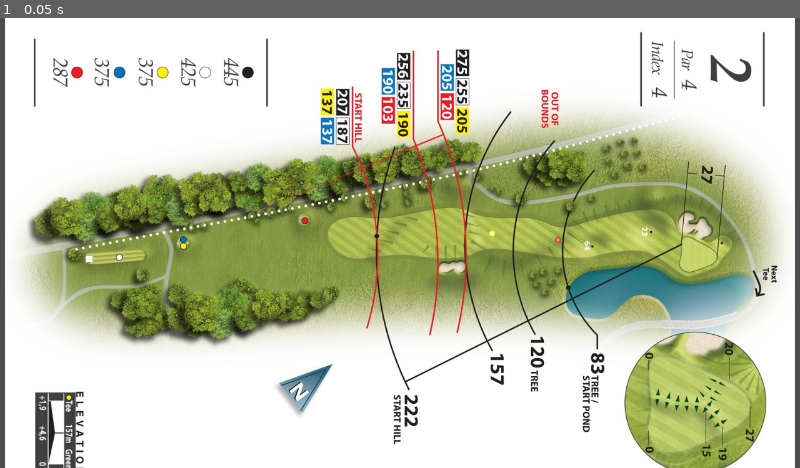
Above: before the commit, frame 1.
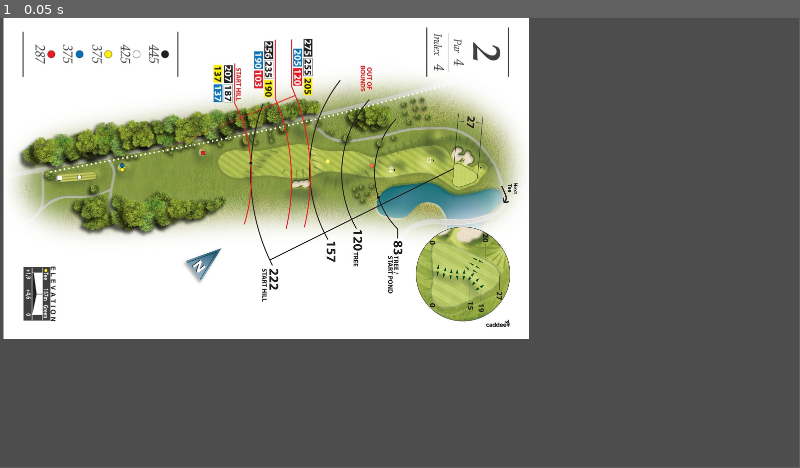
Above: after the commit, the same moment.

Repository: Risgrynsgrot/gmtk2023
Game: Godot game, scene res://Scenes/Main.tscn
Two runs of this game, one before a commit and one after it. Both use one fixed random seed, a clock stepped at 60 frames per second and the inputs below.
Inputs:
- Up to frame 1 (0.05 s): no input
In our replay, the window is 800x450 before the commit and 799x449 after it. These sizes can differ from the game's own. Grey fills any space a smaller window leaves; there, only what the larger window draws over its background counts as a difference.

The runs differ from the first frame. In frame 1, 84% of the frame differs, in the area x 0-100%, y 0-100%.
Error in both runs: Invalid access to property or key 'landed' on a base object of type 'null instance'. (res://Scripts/golfer.gd:27)

Commit message:
Added golf cart jump

Diff:
--- a/project/Scenes/GolfMap.tscn
+++ b/project/Scenes/GolfMap.tscn
@@ -6,13 +6,13 @@
 [ext_resource type="Texture2D" uid="uid://dl6gfom1pk2bp" path="res://Sprites/alpha_golf_boll.png" id="3_3x8cb"]
 
 [sub_resource type="Curve" id="Curve_xqtuq"]
-_data = [Vector2(0, 0), 0.0, 1.8676, 0, 0, Vector2(0.5, 0.8), 0.847071, 0.847071, 0, 0, Vector2(1, 1), 0.0, 0.0, 0, 0]
+_data = [Vector2(0, 0), 0.0, 2.11435, 0, 0, Vector2(0.5, 0.7), 0.833992, 0.833992, 0, 0, Vector2(1, 1), 0.0, 0.0, 0, 0]
 point_count = 3
 metadata/_snap_enabled = true
 
 [sub_resource type="Curve" id="Curve_sfo6b"]
-_data = [Vector2(0, 0), 0.0, 2.96943, 0, 0, Vector2(0.388626, 1), 0.0, 0.0, 0, 0, Vector2(0.7, 0.004), -2.27534, 0.0, 0, 0]
-point_count = 3
+_data = [Vector2(0, 0), 0.0, 0.0, 0, 0, Vector2(0.5, 1), 0.0, 0.0, 0, 0, Vector2(0.767773, 0.195729), -1.50178, -1.50178, 0, 0, Vector2(1, 0), 0.0, 0.0, 0, 0]
+point_count = 4
 
 [node name="GolfMap" type="Node2D"]
 position = Vector2(640, 373)
@@ -43,7 +43,7 @@
 position = Vector2(51.2497, 619.824)
 script = ExtResource("2_jmgno")
 hole = NodePath("../Hole Test")
-ball_max_fly_time = 7.0
+ball_max_fly_time = 4.0
 max_distance = 1000.0
 current_distance = 500.0
 time_to_lerp_distance_curve = SubResource("Curve_xqtuq")
--- a/project/Scenes/MinigameApplause/Clap.tscn
+++ b/project/Scenes/MinigameApplause/Clap.tscn
@@ -1,11 +1,10 @@
-[gd_scene load_steps=3 format=3 uid="uid://bfqqyi052p8lf"]
+[gd_scene load_steps=3 format=3 uid="uid://pn5vq0eh5jql"]
 
 [ext_resource type="Script" path="res://Scripts/Clap.gd" id="1_2b8a2"]
 [ext_resource type="Texture2D" uid="uid://cdkkcjxyemmki" path="res://Sprites/clap.png" id="2_ld0is"]
 
 [node name="Clap" type="Node2D"]
 script = ExtResource("1_2b8a2")
-
 rotation_range = Vector2(-60, 60)
 min_offset_range = Vector2(20, 50)
 offset_range = Vector2(100, 200)
--- a/project/Scenes/MinigameApplause/Clapper.tscn
+++ b/project/Scenes/MinigameApplause/Clapper.tscn
@@ -1,14 +1,17 @@
-[gd_scene load_steps=4 format=3 uid="uid://jvc3ih2x10gc"]
+[gd_scene load_steps=5 format=3 uid="uid://jvc3ih2x10gc"]
 
 [ext_resource type="Script" path="res://Scripts/Clapper.gd" id="1_huyn0"]
 [ext_resource type="Texture2D" uid="uid://cjkilv4qmtu1f" path="res://Sprites/clap_hand.png" id="2_pbqhl"]
+[ext_resource type="PackedScene" uid="uid://pn5vq0eh5jql" path="res://Scenes/MinigameApplause/Clap.tscn" id="2_v1ue3"]
 
 [sub_resource type="RectangleShape2D" id="RectangleShape2D_w1kia"]
 size = Vector2(52.0833, 63.6667)
 
 [node name="Clapper" type="Node2D" node_paths=PackedStringArray("right_hand")]
+position = Vector2(481, 458)
 script = ExtResource("1_huyn0")
 right_hand = NodePath("HandRight")
+clap_particle = ExtResource("2_v1ue3")
 
 [node name="HandLeft" type="Sprite2D" parent="."]
 position = Vector2(0, 10)
@@ -24,7 +27,7 @@
 shape = SubResource("RectangleShape2D_w1kia")
 
 [node name="HandRight" type="Sprite2D" parent="."]
-position = Vector2(200, 0)
+position = Vector2(408, 3)
 texture = ExtResource("2_pbqhl")
 
 [node name="RightHandCollider" type="Area2D" parent="HandRight" groups=["Hand"]]
--- a/project/Scenes/MinigameApplause/MinigameApplause.tscn
+++ b/project/Scenes/MinigameApplause/MinigameApplause.tscn
@@ -9,7 +9,6 @@
 time_limit = 10.0
 
 [node name="Clapper" parent="." node_paths=PackedStringArray("minigame") instance=ExtResource("2_mi0v4")]
-position = Vector2(147, 109)
 minigame = NodePath("..")
 
 [node name="CanvasLayer" type="CanvasLayer" parent="."]
--- /dev/null
+++ b/project/Scenes/MinigameGolfCartJump/MinigameGolfCartJump.gd
@@ -0,0 +1,34 @@
+extends Node2D
+
+signal car_finished(won: bool)
+
+@export var time_limit: float
+var is_active: bool = false
+
+# Called when the node enters the scene tree for the first time.
+func _ready():
+	MinigameManager.on_minigame_started.emit(time_limit)
+	MinigameManager.on_time_out.connect(_on_time_out)
+	car_finished.connect(_on_car_finished)
+
+func _on_time_out():
+	is_active = false
+	var values = MinigameValues.new()
+	MinigameManager.on_minigame_finished.emit(values, "You didn't even drive bro!")
+
+func _on_car_finished(won: bool):
+	is_active = false
+	var values = MinigameValues.new()
+	if won:
+		MinigameManager.on_minigame_finished.emit(values, "You are an epic driver!")
+		return
+
+	MinigameManager.on_minigame_finished.emit(values, "Do you even have a licence?")
+
+
+
+func _on_crash_zone_body_entered(body:Node2D):
+	var values = MinigameValues.new()
+	if !body.is_in_group("Car"):
+		return
+	MinigameManager.on_minigame_finished.emit(values, "Killing people is cringe!")
--- /dev/null
+++ b/project/Scenes/MinigameGolfCartJump/MinigameGolfCartJump.tscn
@@ -0,0 +1,139 @@
+[gd_scene load_steps=16 format=3 uid="uid://bineuva407ffc"]
+
+[ext_resource type="Script" path="res://Scripts/Car.gd" id="1_mtykk"]
+[ext_resource type="Script" path="res://Scenes/MinigameGolfCartJump/MinigameGolfCartJump.gd" id="1_sbppe"]
+[ext_resource type="Texture2D" uid="uid://cjkilv4qmtu1f" path="res://Sprites/clap_hand.png" id="2_k1y1g"]
+
+[sub_resource type="PhysicsMaterial" id="PhysicsMaterial_5vsxs"]
+friction = 0.1
+
+[sub_resource type="CapsuleShape2D" id="CapsuleShape2D_tco8p"]
+radius = 8.0
+height = 46.0
+
+[sub_resource type="WorldBoundaryShape2D" id="WorldBoundaryShape2D_pdsv8"]
+
+[sub_resource type="PlaceholderTexture2D" id="PlaceholderTexture2D_iu07o"]
+
+[sub_resource type="SegmentShape2D" id="SegmentShape2D_1x0hm"]
+a = Vector2(102, 52)
+b = Vector2(-12, 114)
+
+[sub_resource type="PlaceholderTexture2D" id="PlaceholderTexture2D_kfyv3"]
+
+[sub_resource type="SegmentShape2D" id="SegmentShape2D_bd2o2"]
+a = Vector2(102, 62)
+b = Vector2(102, 108)
+
+[sub_resource type="SegmentShape2D" id="SegmentShape2D_lwld1"]
+a = Vector2(130, 38)
+b = Vector2(346, 100)
+
+[sub_resource type="PlaceholderTexture2D" id="PlaceholderTexture2D_ay4re"]
+
+[sub_resource type="SegmentShape2D" id="SegmentShape2D_rs240"]
+a = Vector2(236, 48)
+b = Vector2(236, 98)
+
+[sub_resource type="RectangleShape2D" id="RectangleShape2D_xpaaf"]
+size = Vector2(318, 454)
+
+[sub_resource type="RectangleShape2D" id="RectangleShape2D_rvym1"]
+size = Vector2(420, 18)
+
+[node name="MinigameGolfCartJump" type="Node2D"]
+position = Vector2(0, 200)
+scale = Vector2(0.5, 0.5)
+script = ExtResource("1_sbppe")
+time_limit = 15.0
+
+[node name="Car" type="RigidBody2D" parent="." groups=["Car"]]
+position = Vector2(49, 334)
+rotation = 1.5708
+physics_material_override = SubResource("PhysicsMaterial_5vsxs")
+script = ExtResource("1_mtykk")
+
+[node name="CollisionShape2D" type="CollisionShape2D" parent="Car"]
+shape = SubResource("CapsuleShape2D_tco8p")
+
+[node name="Sprite2D" type="Sprite2D" parent="Car"]
+position = Vector2(-26, -6)
+rotation = -1.5708
+scale = Vector2(0.5, 0.5)
+texture = ExtResource("2_k1y1g")
+
+[node name="Floor" type="StaticBody2D" parent="."]
+position = Vector2(102, 372)
+
+[node name="CollisionShape2D" type="CollisionShape2D" parent="Floor"]
+shape = SubResource("WorldBoundaryShape2D_pdsv8")
+
+[node name="Sprite2D" type="Sprite2D" parent="Floor"]
+position = Vector2(855, 304.25)
+scale = Vector2(1906, 609.5)
+texture = SubResource("PlaceholderTexture2D_iu07o")
+
+[node name="CanvasLayer" type="CanvasLayer" parent="."]
+
+[node name="PowerBar" type="ProgressBar" parent="CanvasLayer"]
+unique_name_in_owner = true
+anchors_preset = 11
+anchor_left = 1.0
+anchor_right = 1.0
+anchor_bottom = 1.0
+offset_left = -86.0
+offset_top = 70.0
+offset_right = -31.0
+offset_bottom = -70.0
+grow_horizontal = 0
+grow_vertical = 2
+max_value = 100000.0
+fill_mode = 3
+
+[node name="Ramp" type="StaticBody2D" parent="."]
+position = Vector2(250, 258)
+
+[node name="CollisionShape2D" type="CollisionShape2D" parent="Ramp"]
+shape = SubResource("SegmentShape2D_1x0hm")
+
+[node name="Sprite2D2" type="Sprite2D" parent="Ramp"]
+position = Vector2(45.7143, 95.0167)
+rotation = 2.6337
+scale = Vector2(138.14, 19.6877)
+texture = SubResource("PlaceholderTexture2D_kfyv3")
+
+[node name="CollisionShape2D2" type="CollisionShape2D" parent="Ramp"]
+shape = SubResource("SegmentShape2D_bd2o2")
+
+[node name="Ramp2" type="StaticBody2D" parent="."]
+position = Vector2(556, 272)
+
+[node name="CollisionShape2D" type="CollisionShape2D" parent="Ramp2"]
+position = Vector2(102, 0)
+shape = SubResource("SegmentShape2D_lwld1")
+
+[node name="Sprite2D" type="Sprite2D" parent="Ramp2"]
+position = Vector2(333.407, 83.074)
+rotation = 0.284589
+scale = Vector2(205.194, 21.6837)
+texture = SubResource("PlaceholderTexture2D_ay4re")
+
+[node name="CollisionShape2D2" type="CollisionShape2D" parent="Ramp2"]
+shape = SubResource("SegmentShape2D_rs240")
+
+[node name="FinishLine" type="Area2D" parent="."]
+position = Vector2(1114, 224)
+
+[node name="CollisionShape2D" type="CollisionShape2D" parent="FinishLine"]
+position = Vector2(217, -81)
+shape = SubResource("RectangleShape2D_xpaaf")
+
+[node name="CrashZone" type="Area2D" parent="."]
+position = Vector2(324, 346)
+
+[node name="CollisionShape2D" type="CollisionShape2D" parent="CrashZone"]
+position = Vector2(250, 15)
+shape = SubResource("RectangleShape2D_rvym1")
+
+[connection signal="body_entered" from="FinishLine" to="Car" method="_on_finish_line_body_entered"]
+[connection signal="body_entered" from="CrashZone" to="." method="_on_crash_zone_body_entered"]
--- a/project/Scenes/MinigameManager.tscn
+++ b/project/Scenes/MinigameManager.tscn
@@ -1,7 +1,8 @@
-[gd_scene load_steps=4 format=3 uid="uid://c6a3toel8dyh8"]
+[gd_scene load_steps=5 format=3 uid="uid://c6a3toel8dyh8"]
 
 [ext_resource type="Script" path="res://Scripts/MinigameManager.gd" id="1_bm421"]
 [ext_resource type="PackedScene" uid="uid://4cmku5owv4jy" path="res://Scenes/MinigameApplause/MinigameApplause.tscn" id="2_xedsu"]
+[ext_resource type="PackedScene" uid="uid://bineuva407ffc" path="res://Scenes/MinigameGolfCartJump/MinigameGolfCartJump.tscn" id="3_tmww2"]
 
 [sub_resource type="FontFile" id="FontFile_swxh0"]
 face_index = null
@@ -24,7 +25,7 @@
 
 [node name="MinigameManager" type="Node"]
 script = ExtResource("1_bm421")
-minigames = Array[PackedScene]([ExtResource("2_xedsu")])
+minigames = Array[PackedScene]([ExtResource("2_xedsu"), ExtResource("3_tmww2")])
 
 [node name="PostMiniGameDelay" type="Timer" parent="."]
 wait_time = 4.0
--- /dev/null
+++ b/project/Scripts/Car.gd
@@ -0,0 +1,38 @@
+extends RigidBody2D
+
+var power: float
+@onready var power_bar = %PowerBar
+@onready var root_scene = get_parent()
+
+@export var max_power = 100000
+@export var power_increase = 200000
+@export var reverse_power = 1
+
+func _ready():
+	power_bar.max_value = max_power
+
+func _process(delta: float):
+	if Input.is_action_pressed("left_click"):
+		power += delta * power_increase * reverse_power
+		power_bar.set_value_no_signal(power)
+
+	if power > max_power:
+		reverse_power = -1
+		power = max_power
+
+	if power < 0:
+		power = 0
+		reverse_power = 1
+
+	if Input.is_action_just_released("left_click"):
+		apply_force(Vector2(power, 0))
+
+
+func _on_finish_line_body_entered(body:Node2D):
+	if !body.is_in_group("Car"):
+		return
+	if rotation_degrees < 80 || rotation_degrees > 100 || position.y < 340:
+		root_scene.car_finished.emit(false)
+		return
+
+	root_scene.car_finished.emit(true)
--- a/project/Scripts/MinigameManager.gd
+++ b/project/Scripts/MinigameManager.gd
@@ -62,7 +62,9 @@
 	on_time_out.emit()
 
 func _on_post_mini_game_delay_timeout():
-	current_minigame_scene.queue_free()
+	if current_minigame_scene:
+		current_minigame_scene.queue_free()
+
 	timeout_label.hide()
 	minigame_view.hide()
 	time_left_progress_bar.hide()
--- a/project/project.godot
+++ b/project/project.godot
@@ -23,8 +23,8 @@
 
 [display]
 
-window/size/viewport_width=1280
-window/size/viewport_height=720
+window/size/viewport_width=1920
+window/size/viewport_height=1080
 
 [input]
 
